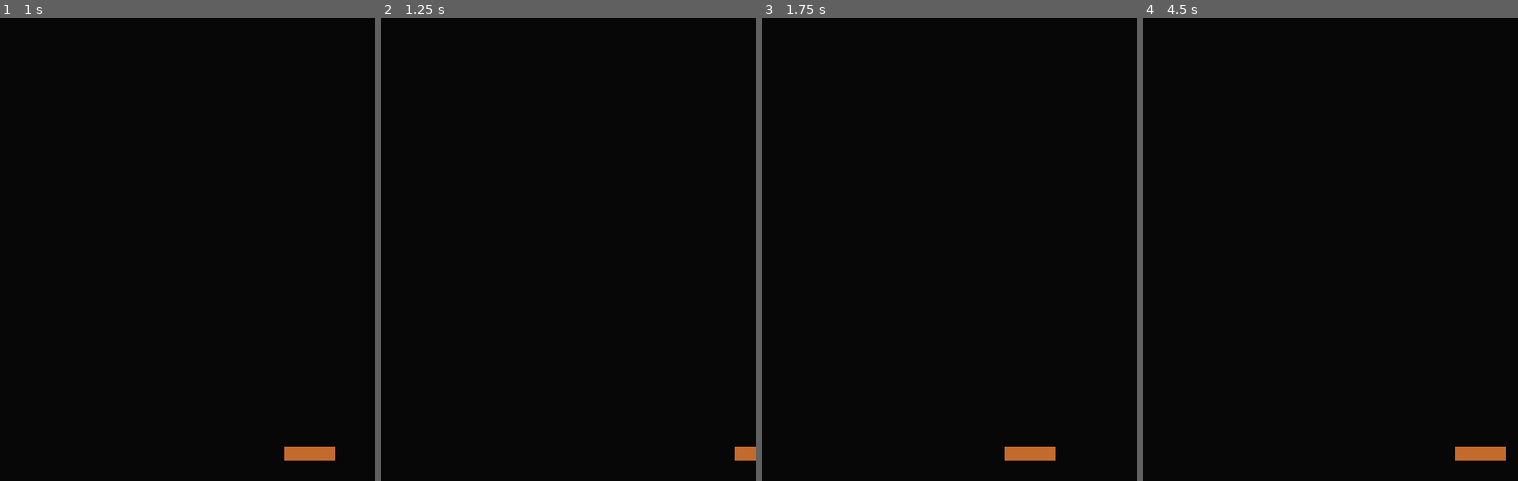
Above: before the commit, frames 1-4 (left to right).
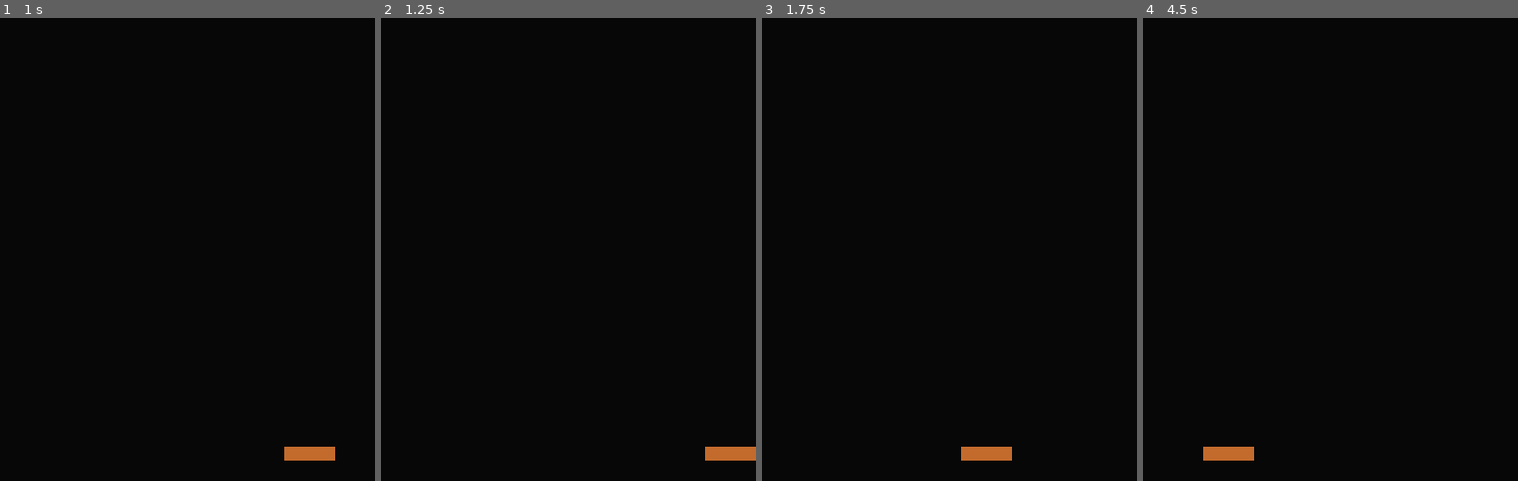
Above: after the commit, the same moments.

Repository: CodyMiner/FP-Breaker-Breaker
Game: Godot game, scene res://src/Background.tscn
Two runs of this game, one before a commit and one after it. Both use one fixed random seed, a clock stepped at 60 frames per second and the inputs below.
Inputs:
- Up to frame 1 (1 s): tap Enter at 0.5 s; hold D (go_right) from 0.53 s (still down)
- Up to frame 2 (1.25 s): keep holding D (go_right)
- Up to frame 3 (1.75 s): release D (go_right) at 1.28 s; hold A (go_left) from 1.28 s (still down)
- Up to frame 4 (4.5 s): release A (go_left) at 2.03 s; hold D (go_right) 2.03-3.53 s; tap Space at 3.5 s; hold A (go_left) from 3.53 s (still down)

Frame 1 is identical in both runs. In frame 2, 0.2% of the frame differs, in the area x 86-95%, y 92-96%; in frame 3, 0.7%; in frame 4, 0.8%, in the area x 16-97%, y 92-96%.

Commit message:
Bind paddle to screen's edge

Diff:
--- /dev/null
+++ b/project/src/Background.gd
@@ -0,0 +1 @@
+extends Node2D
--- a/project/src/Background.tscn
+++ b/project/src/Background.tscn
@@ -1,8 +1,36 @@
-[gd_scene load_steps=2 format=2]
+[gd_scene load_steps=6 format=2]
 
 [ext_resource path="res://src/Paddle.tscn" type="PackedScene" id=1]
 
+[sub_resource type="SegmentShape2D" id=1]
+b = Vector2( 0, 500 )
+
+[sub_resource type="SegmentShape2D" id=2]
+a = Vector2( 405, 0 )
+b = Vector2( 405, 500 )
+
+[sub_resource type="SegmentShape2D" id=3]
+a = Vector2( 405, 500 )
+b = Vector2( 0, 500 )
+
+[sub_resource type="SegmentShape2D" id=4]
+b = Vector2( 405, 0 )
+
 [node name="Background" type="Node2D"]
 
-[node name="KinematicBody2D" parent="." instance=ExtResource( 1 )]
+[node name="Paddle" parent="." instance=ExtResource( 1 )]
 position = Vector2( 200, 470 )
+
+[node name="Border" type="KinematicBody2D" parent="."]
+
+[node name="Left" type="CollisionShape2D" parent="Border"]
+shape = SubResource( 1 )
+
+[node name="Right" type="CollisionShape2D" parent="Border"]
+shape = SubResource( 2 )
+
+[node name="Bottom" type="CollisionShape2D" parent="Border"]
+shape = SubResource( 3 )
+
+[node name="Top" type="CollisionShape2D" parent="Border"]
+shape = SubResource( 4 )
--- a/project/src/Paddle.gd
+++ b/project/src/Paddle.gd
@@ -2,8 +2,8 @@
 
 const SPEED := 5.0
 
-func _process(delta):
+func _physics_process(delta):
 	if Input.is_action_pressed("go_left"):
-		self.move_and_collide(Vector2(-SPEED, 0))
+		move_and_collide(Vector2(-SPEED, 0))
 	elif Input.is_action_pressed("go_right"):
-		self.move_and_collide(Vector2(SPEED, 0))
+		move_and_collide(Vector2(SPEED, 0))
